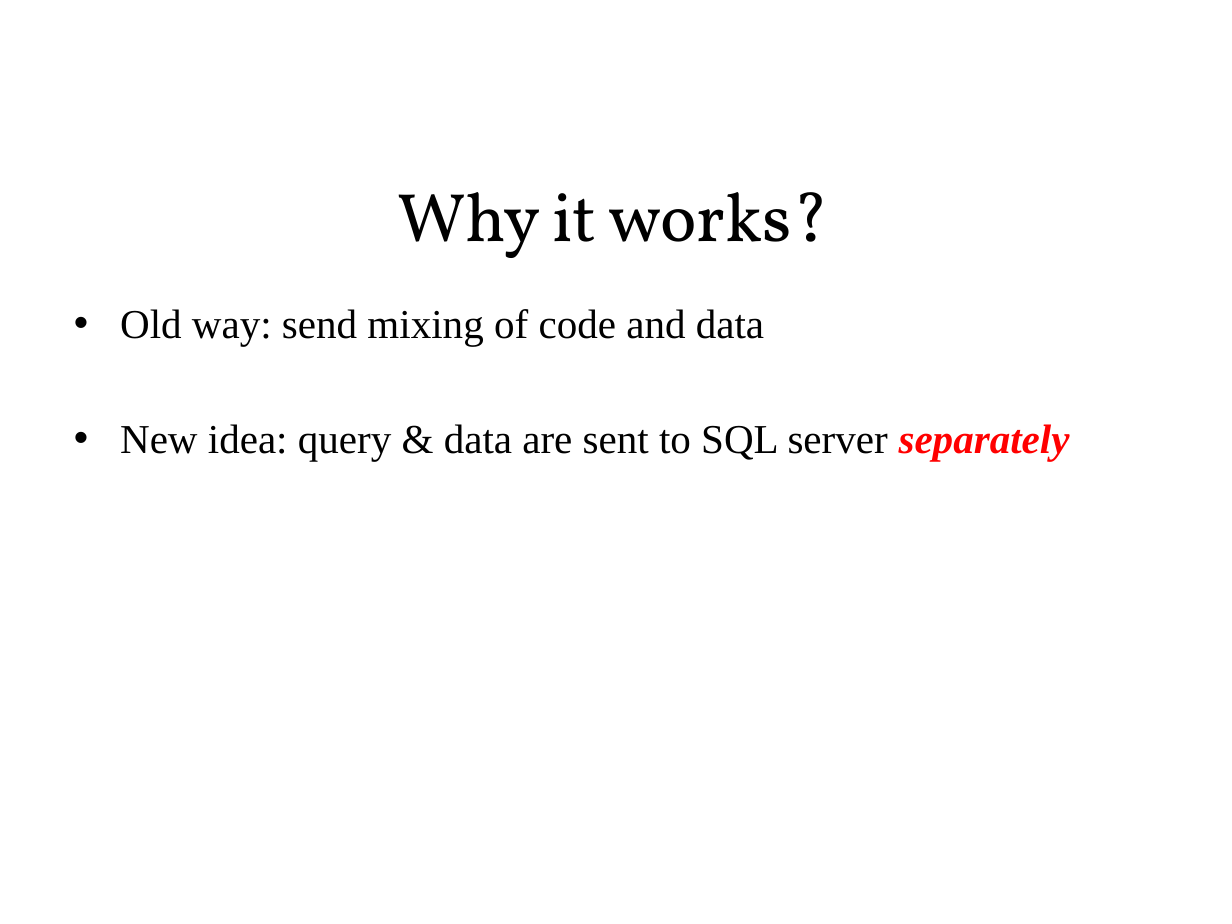
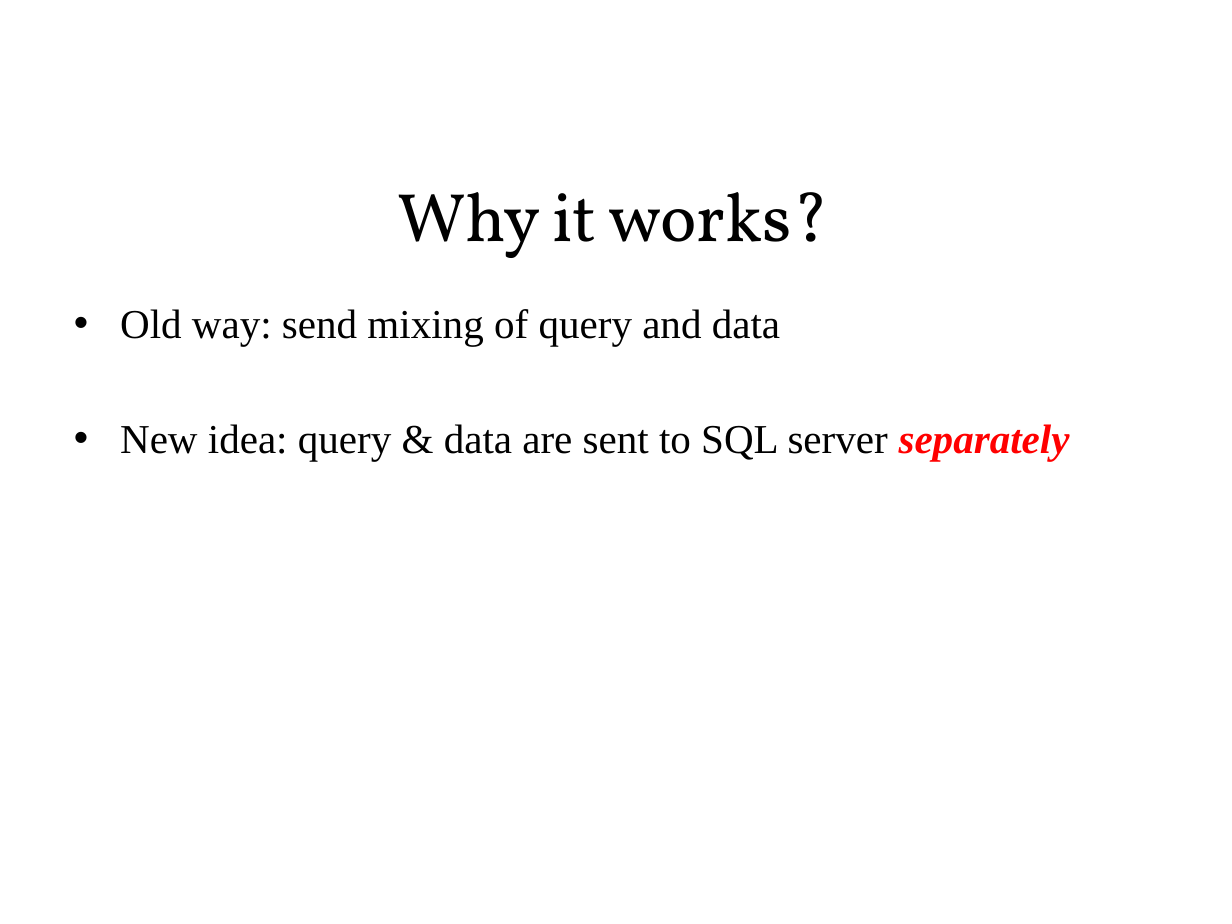
Before and after one commit to sonvq-qsoftvn/sqlinjection, a slide deck: slide 18 of QSoftVietnam_SlideTemplate2014- Sonvq.pptx. Drawn at 1232x924 pixels with LibreOffice and Linux fonts; fonts in the diff are those of the drawing; background and template pictures are left out. Boxes give left, top, right and bottom in pixels: in the first picture for what was removed or moved away, otherwise in the second. Text is boxed around its words. In the diff, an @@ line names an element or a change of style, - is before the commit and + after.

```diff
--- a/QSoftVietnam_SlideTemplate2014- Sonvq.pptx
+++ b/QSoftVietnam_SlideTemplate2014- Sonvq.pptx
@@ text at <box>120,309,780,346</box>: text changed @@
-• Old way: send mixing of code and data
+• Old way: send mixing of query and data
```
Also in this commit, not shown: 1 other slide changed.
